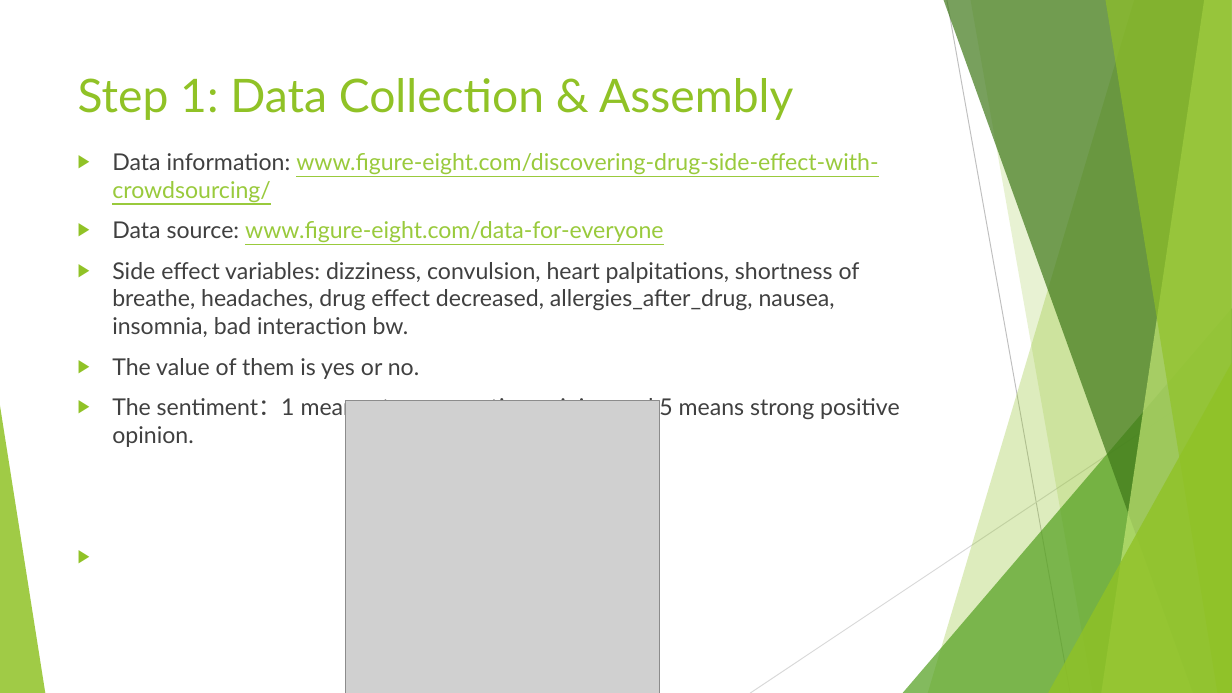
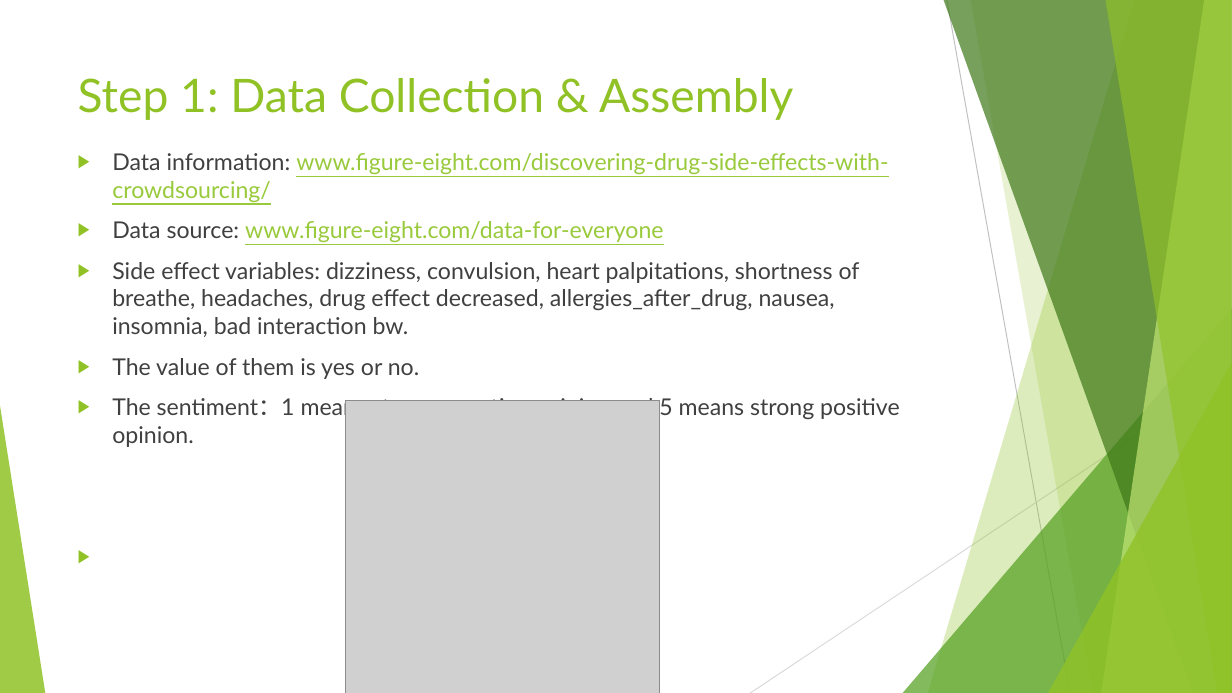
Before and after one commit to datadrivenproject/Sentimental-Analysis, a slide deck: slide 7 of Claritin Sentiment Analysis.pptx (slide 6 before the commit). Drawn at 1232x693 pixels with LibreOffice and Linux fonts; fonts in the diff are those of the drawing; grey boxes stand for pictures. Boxes give left, top, right and bottom in pixels: in the first picture for what was removed or moved away, otherwise in the second. Text is boxed around its words. In the diff, an @@ line names an element or a change of style, - is before the commit and + after.

```diff
--- a/Claritin Sentiment Analysis.pptx
+++ b/Claritin Sentiment Analysis.pptx
@@ text at (112,153,888,202): text changed @@
-▶ Data information: www.figure-eight.com/discovering-drug-side-effect-with-crowdsourcing/
+▶ Data information: www.figure-eight.com/discovering-drug-side-effects-with-crowdsourcing/
```
Also in this commit, not shown: 2 other slides changed, 2 slides added.
